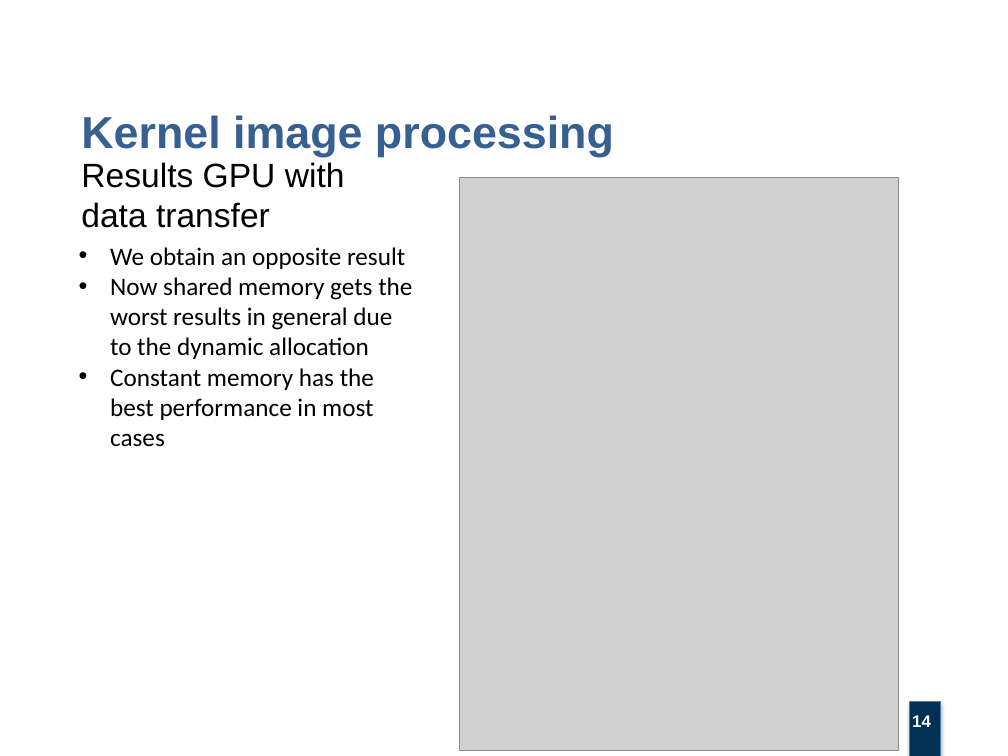
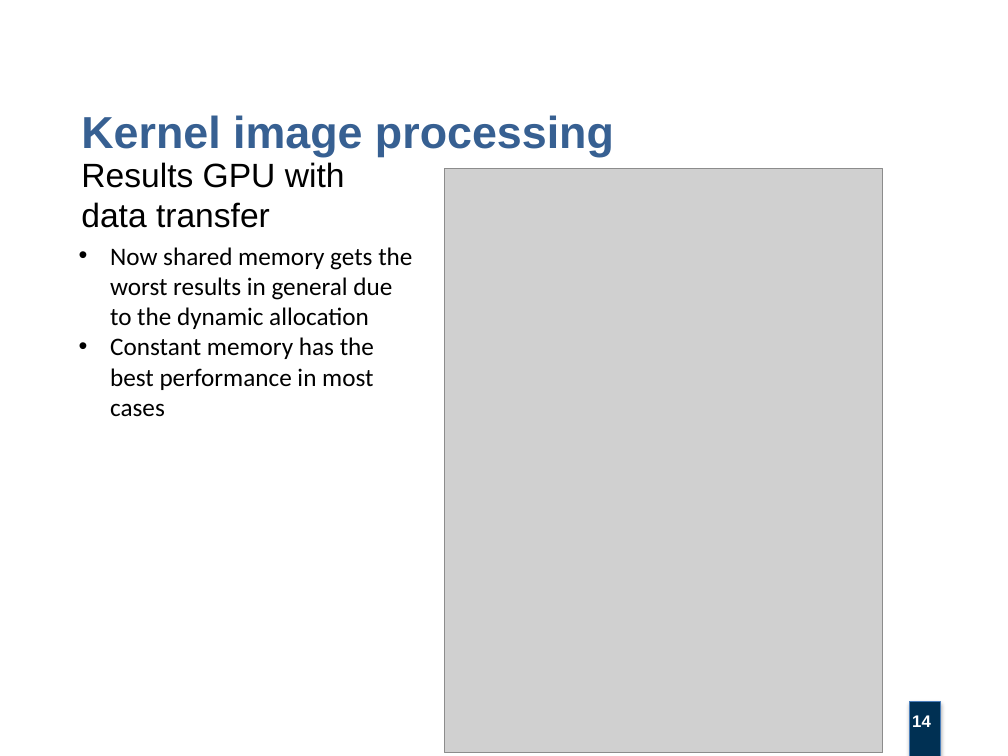
Before and after one commit to villifCoder559/KernelImageProcessing, a slide deck: slide 14 of project_report/kernel_image_processing_presentation.pptx. Drawn at 1008x756 pixels with LibreOffice and Linux fonts; fonts in the diff are those of the drawing; grey boxes stand for pictures; background and template pictures are left out. Boxes give left, top, right and bottom in pixels: in the first picture for what was removed or moved away, otherwise in the second. Text is boxed around its words. In the diff, an @@ line names an element or a change of style, - is before the commit and + after.

```diff
--- a/project_report/kernel_image_processing_presentation.pptx
+++ b/project_report/kernel_image_processing_presentation.pptx
@@ picture: place and size @@
-picture at [460,177,899,751]
+picture at [445,168,883,753]
@@ text at [110,247,405,269]: paragraph removed @@
-• We obtain an opposite result
```
Also in this commit, not shown: 14 other slides changed, 1 other file.
